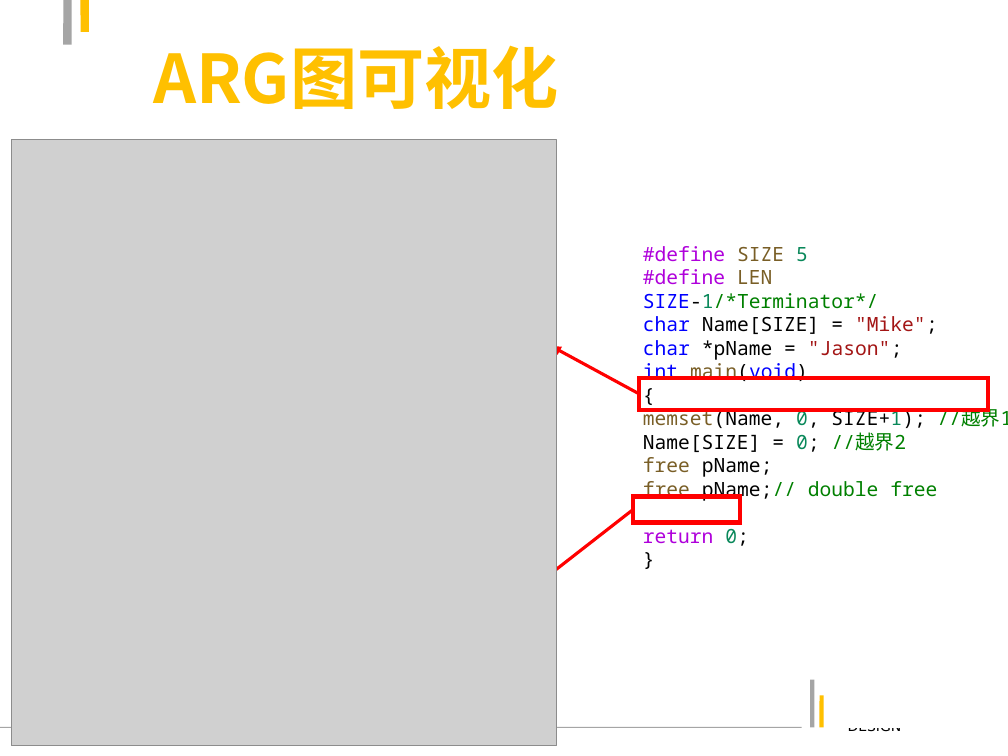
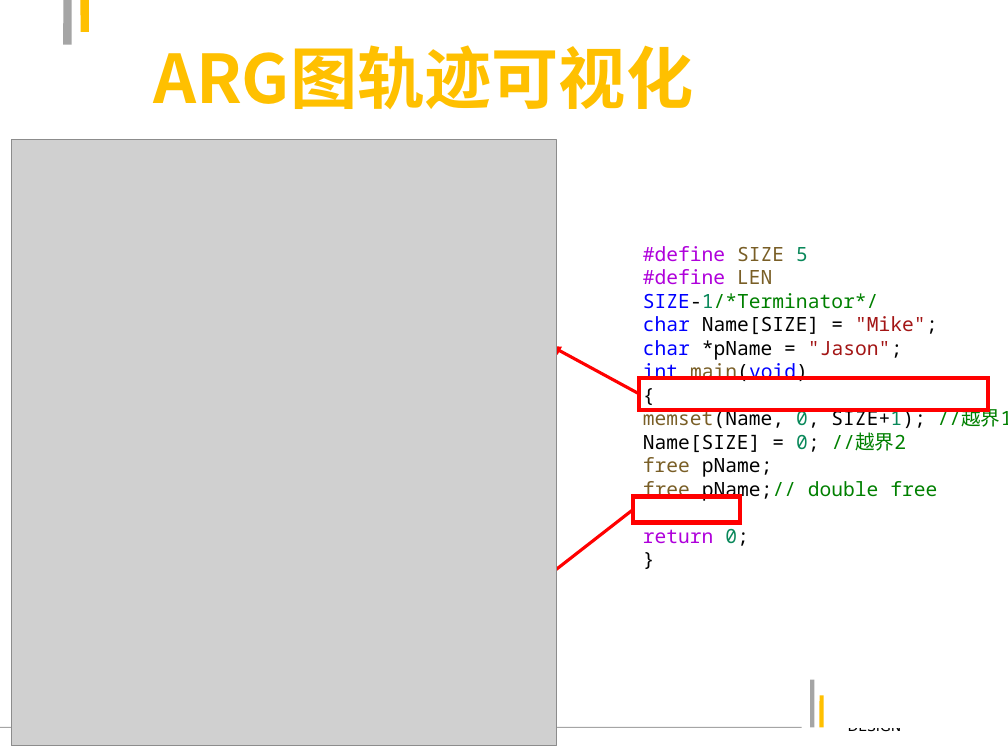
Before and after one commit to findns94/Visualization, a slide deck: slide 4 of 大作业介绍.ppt. Drawn at 1008x756 pixels with LibreOffice and Linux fonts; fonts in the diff are those of the drawing; grey boxes stand for pictures. Boxes give left, top, right and bottom in pixels: in the first picture for what was removed or moved away, otherwise in the second. Text is boxed around its words. In the diff, an @@ line names an element or a change of style, - is before the commit and + after.

```diff
--- a/大作业介绍.ppt
+++ b/大作业介绍.ppt
@@ title at (153,45,693,109): text changed @@
-ARG图可视化
+ARG图轨迹可视化
```
Also in this commit, not shown: 4 other files.
